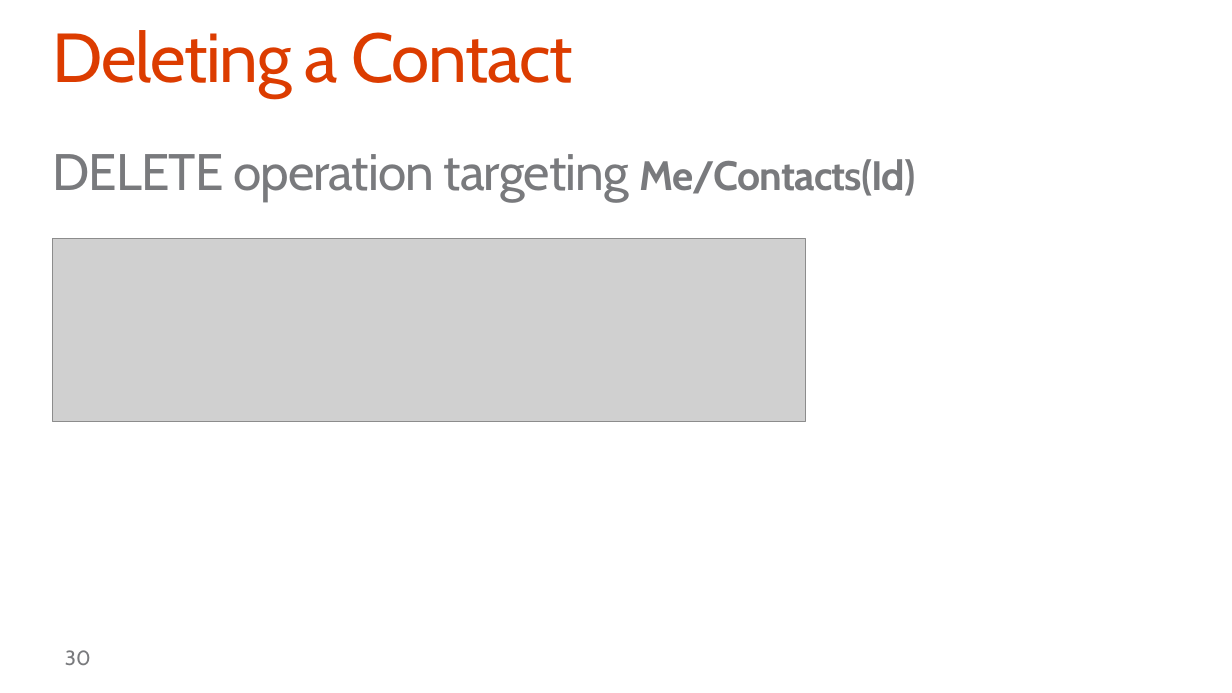
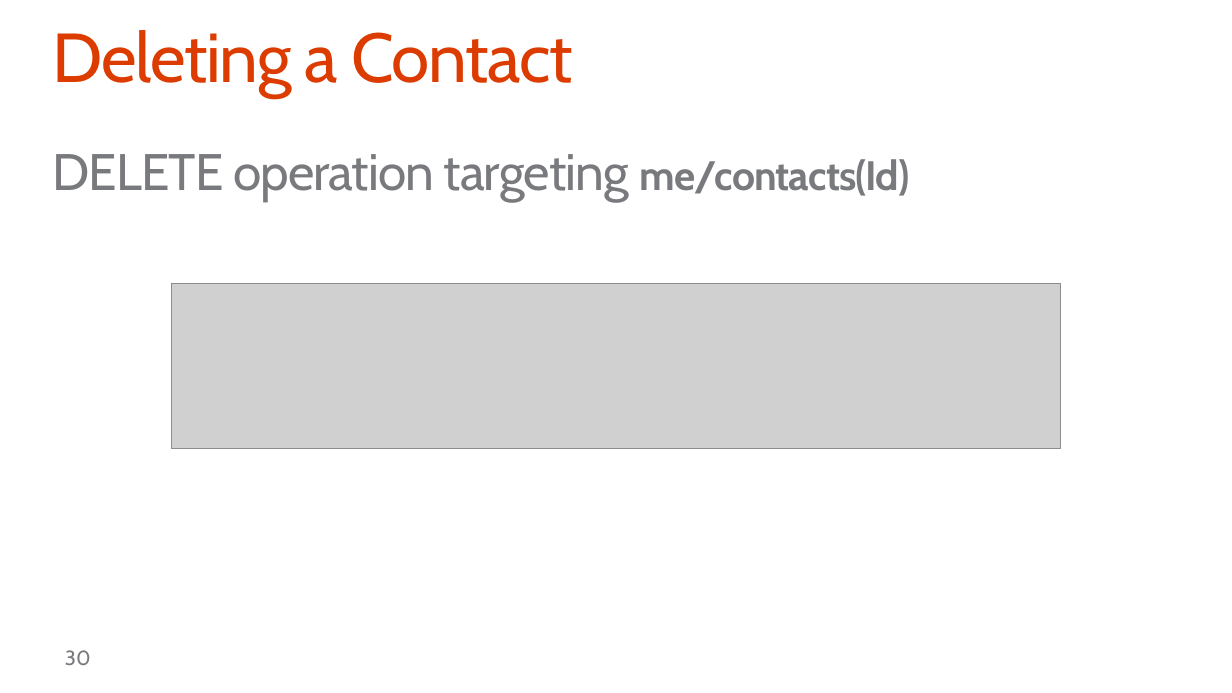
Before and after one commit to OfficeDev/TrainingContent, a slide deck: slide 30 of O3653-2 Deep Dive into Office 365 APIs for Calendar, Mail, and Contacts/O3653-2 Deep Dive into Office 365 APIs for Calendar, Mail, and Contacts.pptx. Drawn at 1232x693 pixels with LibreOffice and Linux fonts; fonts in the diff are those of the drawing; grey boxes stand for pictures; background and template pictures are left out. Boxes give left, top, right and bottom in pixels: in the first picture for what was removed or moved away, otherwise in the second. Text is boxed around its words. In the diff, an @@ line names an element or a change of style, - is before the commit and + after.

```diff
--- a/O3653-2 Deep Dive into Office 365 APIs for Calendar, Mail, and Contacts/O3653-2 Deep Dive into Office 365 APIs for Calendar, Mail, and Contacts.pptx
+++ b/O3653-2 Deep Dive into Office 365 APIs for Calendar, Mail, and Contacts/O3653-2 Deep Dive into Office 365 APIs for Calendar, Mail, and Contacts.pptx
@@ text at [52, 154, 910, 201]: text changed @@
-DELETE operation targeting Me/Contacts(Id)
+DELETE operation targeting me/contacts(Id)
@@ picture removed at [53, 238, 805, 421] @@
@@ picture added at [172, 284, 1061, 449] @@
```
Also in this commit, not shown: 14 other slides changed.
